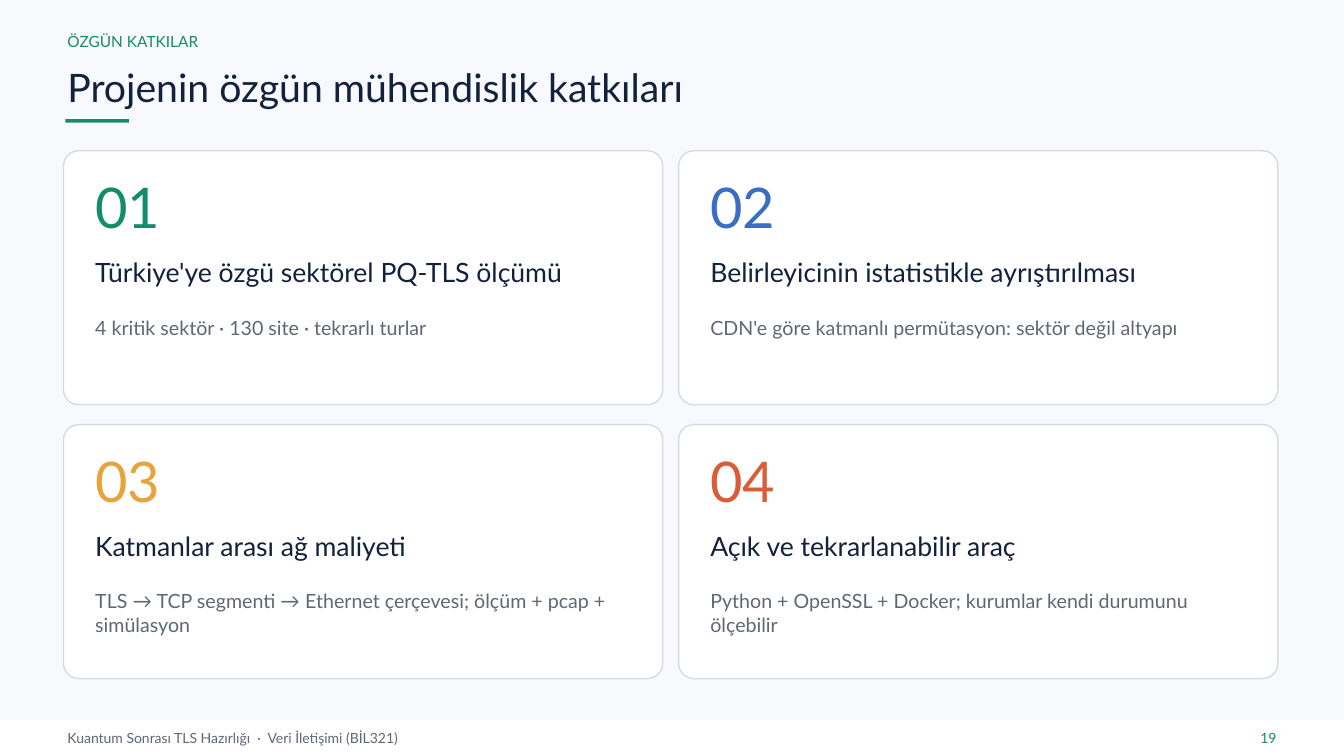
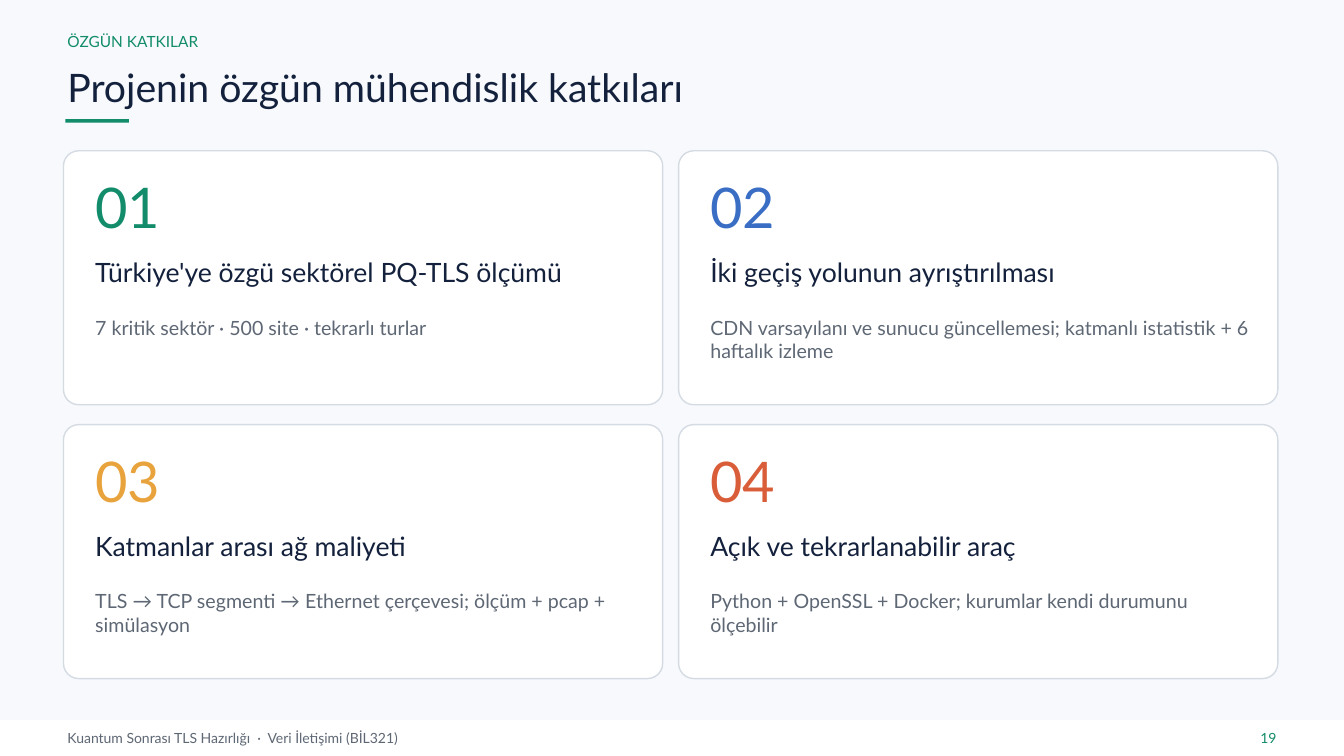
Before and after one commit to yeozyurt/yeozyurt, a slide deck: slide 19 of veri_iletisimi_proje/Rumeysa_Betul_Ozyurt_Veri_Iletisimi_Proje_Sunumu.pptx. Drawn at 1344x756 pixels with LibreOffice and Linux fonts; fonts in the diff are those of the drawing. Boxes give left, top, right and bottom in pixels: in the first picture for what was removed or moved away, otherwise in the second. Text is boxed around its words. In the diff, an @@ line names an element or a change of style, - is before the commit and + after.

```diff
--- a/veri_iletisimi_proje/Rumeysa_Betul_Ozyurt_Veri_Iletisimi_Proje_Sunumu.pptx
+++ b/veri_iletisimi_proje/Rumeysa_Betul_Ozyurt_Veri_Iletisimi_Proje_Sunumu.pptx
@@ text at [710, 259, 1055, 287]: text changed @@
-Belirleyicinin istatistikle ayrıştırılması
+İki geçiş yolunun ayrıştırılması
@@ text at [95, 320, 427, 335]: text changed @@
-4 kritik sektör · 130 site · tekrarlı turlar
+7 kritik sektör · 500 site · tekrarlı turlar
@@ text at [710, 320, 1248, 358]: text changed @@
-CDN'e göre katmanlı permütasyon: sektör değil altyapı
+CDN varsayılanı ve sunucu güncellemesi; katmanlı istatistik + 6 haftalık izleme
```
Also in this commit, not shown: 12 other slides changed, 16 other files.
